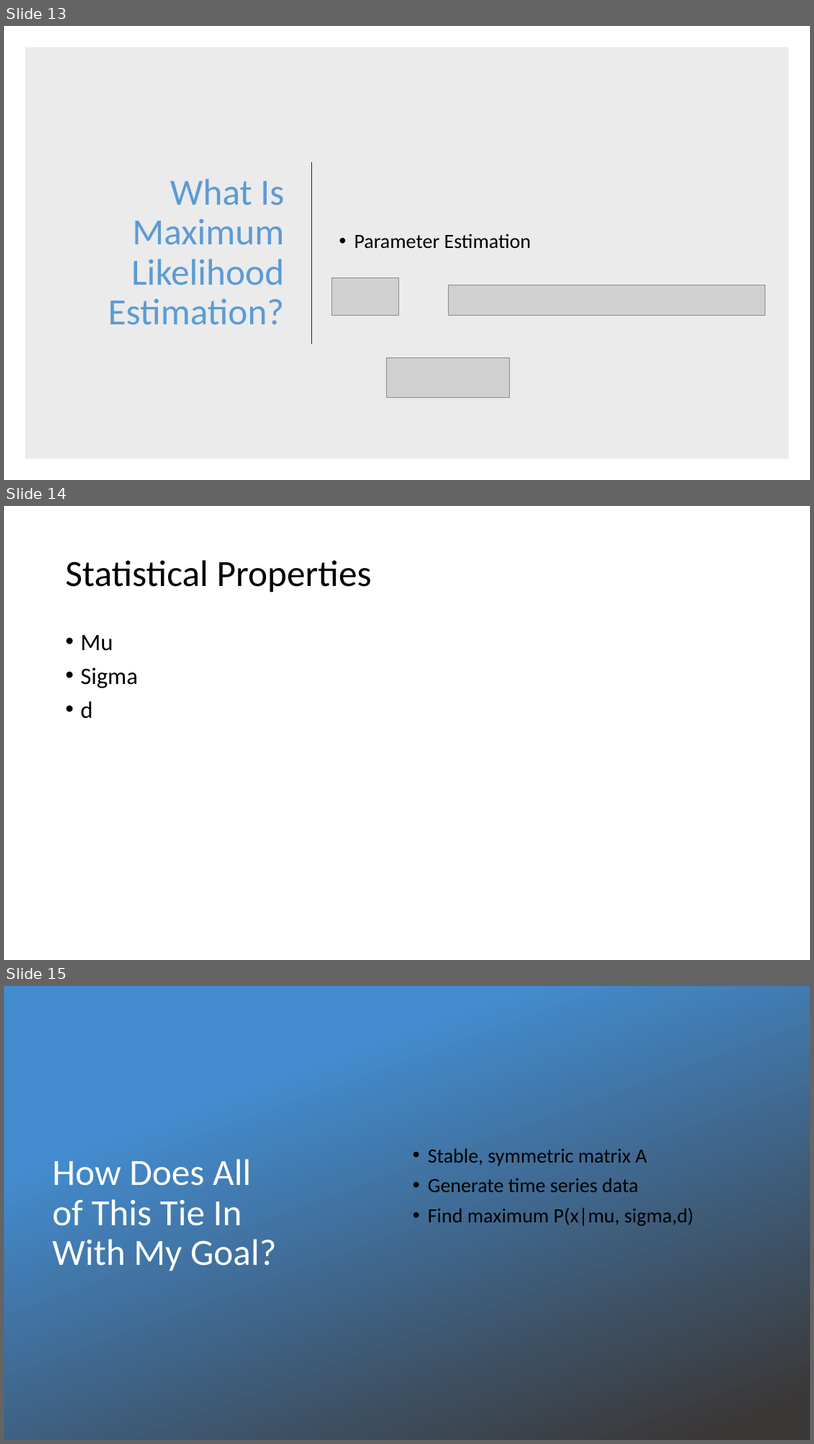
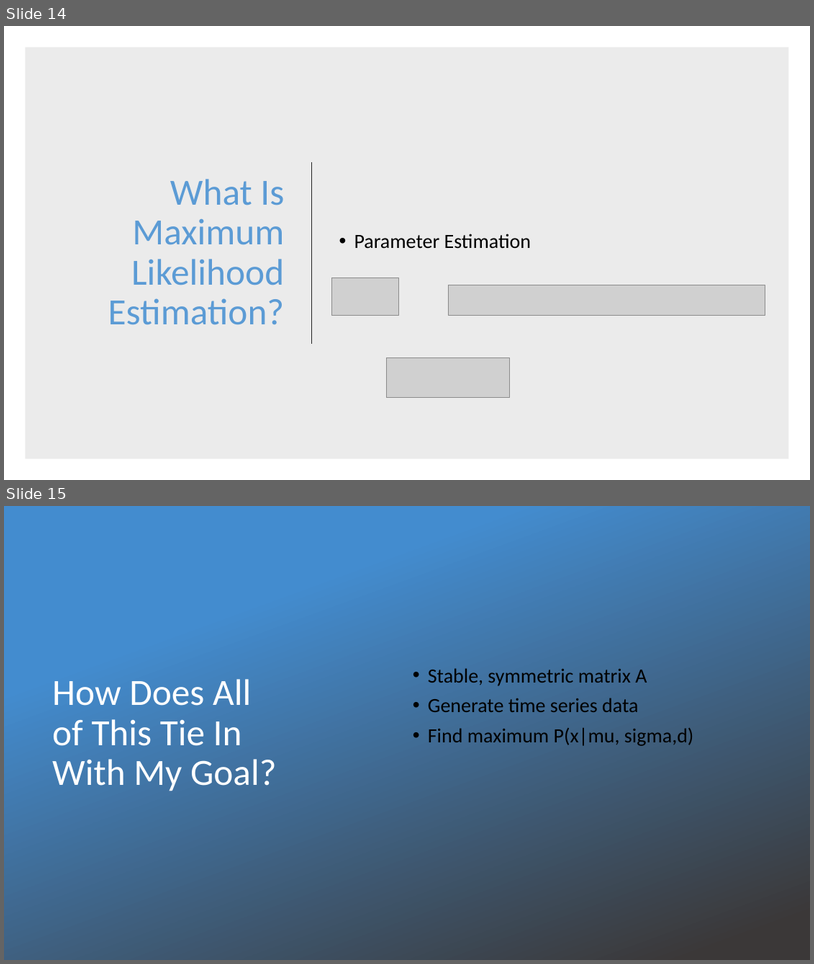
Before and after one commit to ndorilas2014/RMTProject, a slide deck: Presentation(RMT).pptx. Shown one above the other, each under a label of ours: slides 13, 14 and 15 before the commit, slides 14 and 15 after it. The pictures are 814x1444 and 814x964 pixels, drawn with LibreOffice and Linux fonts; fonts in the diff are those of the drawing; grey boxes stand for pictures; background and template pictures are left out. Boxes give left, top, right and bottom in pixels: in the first picture for what was removed or moved away, otherwise in the second. Text is boxed around its words. In the diff, an @@ line names an element or a change of style, - is before the commit and + after.

```diff
--- a/Presentation(RMT).pptx
+++ b/Presentation(RMT).pptx
@@ slide 14 removed at (4,506,810,960), background #FFFFFF @@
@@ title removed at (65,560,372,592) @@
-Statistical Properties
@@ text removed at (80,635,138,718) @@
-• Mu
-• Sigma
-• d
@@ what was slide 13 is now slide 14 @@
```
Also in this commit, not shown: 9 slides changed, 10 slides added, 2 other slides removed, 36 other files.
